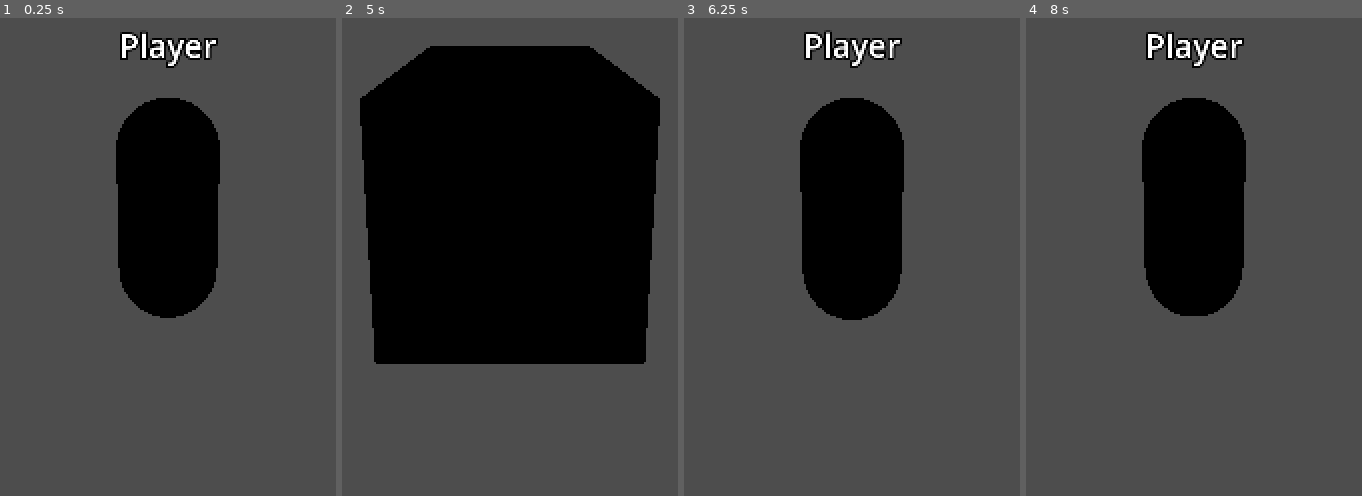
Above: before the commit, frames 1-4 (left to right).
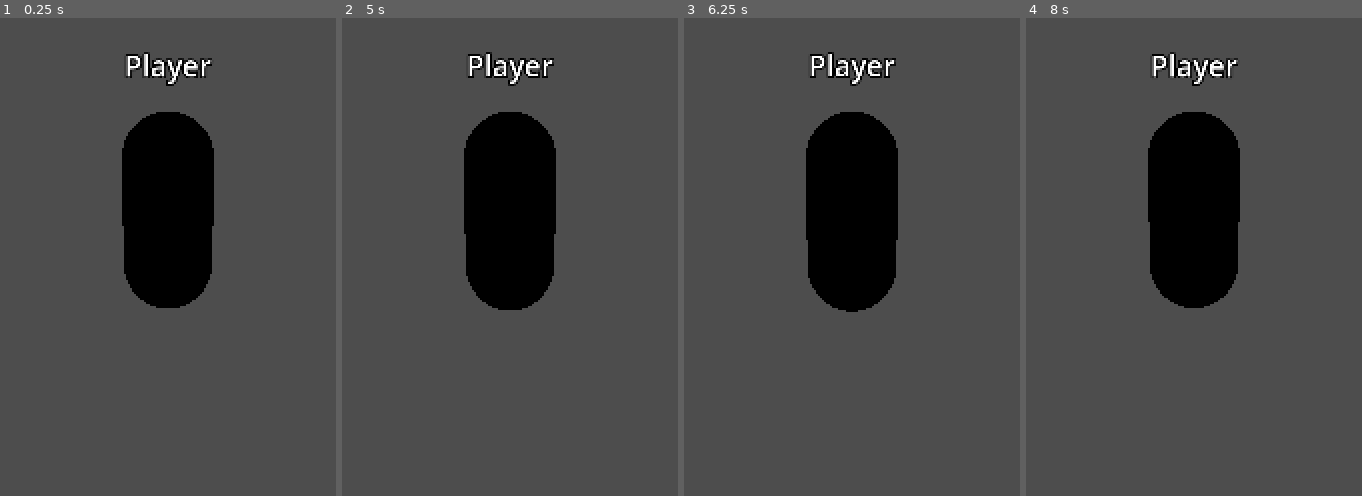
Above: after the commit, the same moments.

Repository: AkshayDhadwal/angular_node
Game: Godot game, scene res://scenes/player.tscn
The game is run twice, just before and just after one commit, with the same random seed, the same clock (stepped at 60 frames per second) and the same inputs. This scene is started directly instead of the project's main scene.
Inputs (mouse positions are in pixels of both pictures, inside the frame that each line leads up to):
- Up to frame 1 (0.25 s): no input
- Up to frame 2 (5 s): tap Enter at 0.5, 2, 3.5 s; move the mouse to (597, 118) at 0.52 s; hold Shift 0.53-1.28 s; hold W from 0.53 s (still down); click (597, 118) at 0.67 s; tap Space at 0.77, 1.25, 1.52, 2.75, 3.02, 3.77, 4.25, 4.52 s; move the mouse to (429, 127) at 1.27 s; tap Shift at 1.35, 2.85, 4.35 s; move the mouse to (550, 108) at 2.02 s; hold Shift 2.03-2.78 s; move the mouse to (489, 137) at 2.77 s; click (489, 137) at 2.92 s; move the mouse to (630, 132) at 3.52 s; hold Shift 3.53-4.28 s; move the mouse to (389, 113) at 4.27 s
- Up to frame 3 (6.25 s): move the mouse to (872, 123) at 5.02 s; hold Shift 5.03-5.78 s; click (872, 123) at 5.17 s; move the mouse to (791, 104) at 5.77 s; release W at 5.78 s; hold D from 5.78 s (still down); tap Shift at 5.85 s; tap Space at 6.02 s
- Up to frame 4 (8 s): move the mouse to (1281, 118) at 6.52 s; release D at 6.53 s; hold Shift 6.53-7.28 s; hold W from 6.53 s (still down); tap Space at 6.77, 7.52 s; move the mouse to (1113, 127) at 7.27 s; tap Shift at 7.35 s; click (1113, 127) at 7.42 s

The runs differ from the first frame. In frame 1, 4.3% of the frame differs, in the area x 34-66%, y 2-63%; in frame 2, 44%, in the area x 5-95%, y 5-73%; in frame 3, 4.4%; in frame 4, 4.4%.

Commit message:
Fix players spawning outside the boundary, and tidy the HUD
Rendering the game headlessly revealed the boundary ring (radius 23 with one
player) was smaller than the barracks ring the players spawn on (radius 24),
so everyone started outside the safe zone and immediately took damage. The
boundary now always encloses the barracks and its overflow ring.

Also moves the camera over the shoulder so the player's own body no longer
covers the crosshair, and stops the bottom HUD block clipping off-screen.

Co-Authored-By: Claude Opus 5 <noreply@anthropic.com>
Claude-Session: https://claude.ai/code/session_015cp71kg9rP7TZvXPms5rDp

Diff:
--- a/game/scripts/hud.gd
+++ b/game/scripts/hud.gd
@@ -9,6 +9,7 @@
 var timer_label: Label
 var coins_label: Label
 var health_bar: ProgressBar
+var health_label: Label
 var boundary_label: Label
 var compass_label: Label
 var feed_box: VBoxContainer
@@ -52,7 +53,7 @@
 	# Bottom-left status block
 	var bottom := VBoxContainer.new()
 	bottom.set_anchors_preset(Control.PRESET_BOTTOM_LEFT)
-	bottom.position = Vector2(20, -110)
+	bottom.position = Vector2(20, -150)
 	bottom.custom_minimum_size = Vector2(260, 0)
 	add_child(bottom)
 
@@ -63,8 +64,12 @@
 	health_bar = ProgressBar.new()
 	health_bar.max_value = 100.0
 	health_bar.value = 100.0
-	health_bar.custom_minimum_size = Vector2(240, 20)
+	health_bar.show_percentage = false
+	health_bar.custom_minimum_size = Vector2(240, 22)
 	bottom.add_child(health_bar)
+
+	health_label = Label.new()
+	bottom.add_child(health_label)
 
 	boundary_label = Label.new()
 	bottom.add_child(boundary_label)
@@ -120,6 +125,7 @@
 
 	coins_label.text = "%d coins" % player.coins
 	health_bar.value = clampf(player.health, 0.0, 100.0)
+	health_label.text = "%d HP" % int(maxf(player.health, 0.0)) if player.alive else "DOWN — respawning"
 
 	var flat := Vector3(player.global_position.x, 0.0, player.global_position.z)
 	var dist_from_centre := flat.length()
--- a/game/scripts/player.gd
+++ b/game/scripts/player.gd
@@ -89,12 +89,14 @@
 
 func _build_camera() -> void:
 	spring = SpringArm3D.new()
-	spring.position = Vector3(0.0, 1.6, 0.0)
-	spring.spring_length = 4.5
+	spring.position = Vector3(0.0, 1.7, 0.0)
+	spring.spring_length = 5.0
 	spring.margin = 0.3
 	add_child(spring)
 
 	camera = Camera3D.new()
+	# Over-the-shoulder so the player's own body doesn't sit on the crosshair.
+	camera.position = Vector3(0.8, 0.0, 0.0)
 	camera.current = true
 	spring.add_child(camera)
 
--- a/game/scripts/world.gd
+++ b/game/scripts/world.gd
@@ -22,7 +22,7 @@
 
 var battle_active := false
 var phase_time_left := 0.0
-var boundary_radius := 30.0
+var boundary_radius := 36.0
 var egg_position := Vector3.ZERO
 
 var _rng := RandomNumberGenerator.new()
@@ -264,7 +264,9 @@
 
 func _update_boundary() -> void:
 	var count := maxi(1, _players().size())
-	var target := clampf(20.0 + float(count) * 3.0, 22.0, MAP_RADIUS - 5.0)
+	# Must always enclose the barracks ring (radius 24) and its overflow ring
+	# (radius 32), or players spawn outside the boundary and bleed out.
+	var target := clampf(36.0 + float(count) * 2.5, 36.0, MAP_RADIUS - 5.0)
 	if absf(target - boundary_radius) > 0.5:
 		boundary_radius = target
 		_sync_boundary.rpc(boundary_radius)
